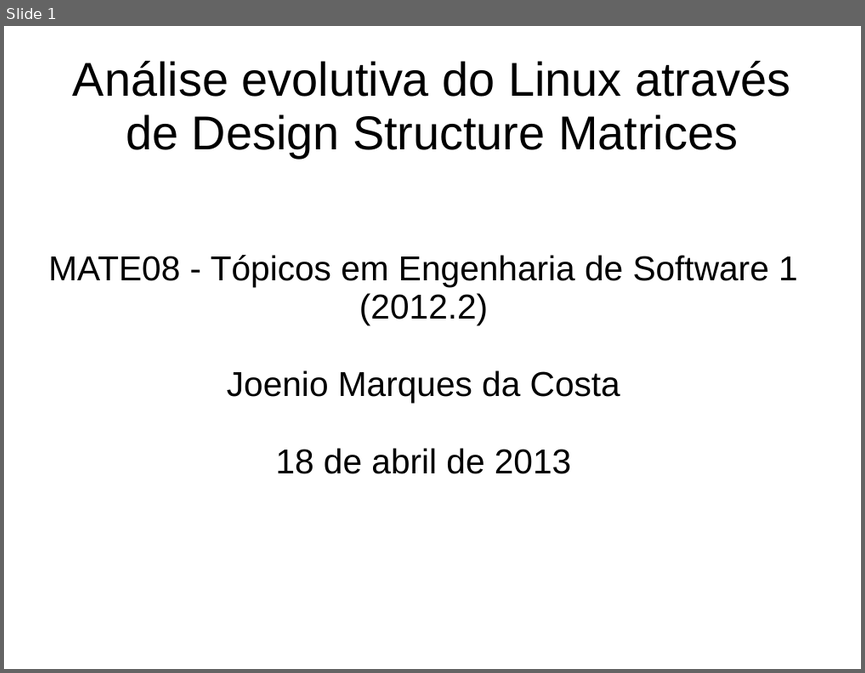
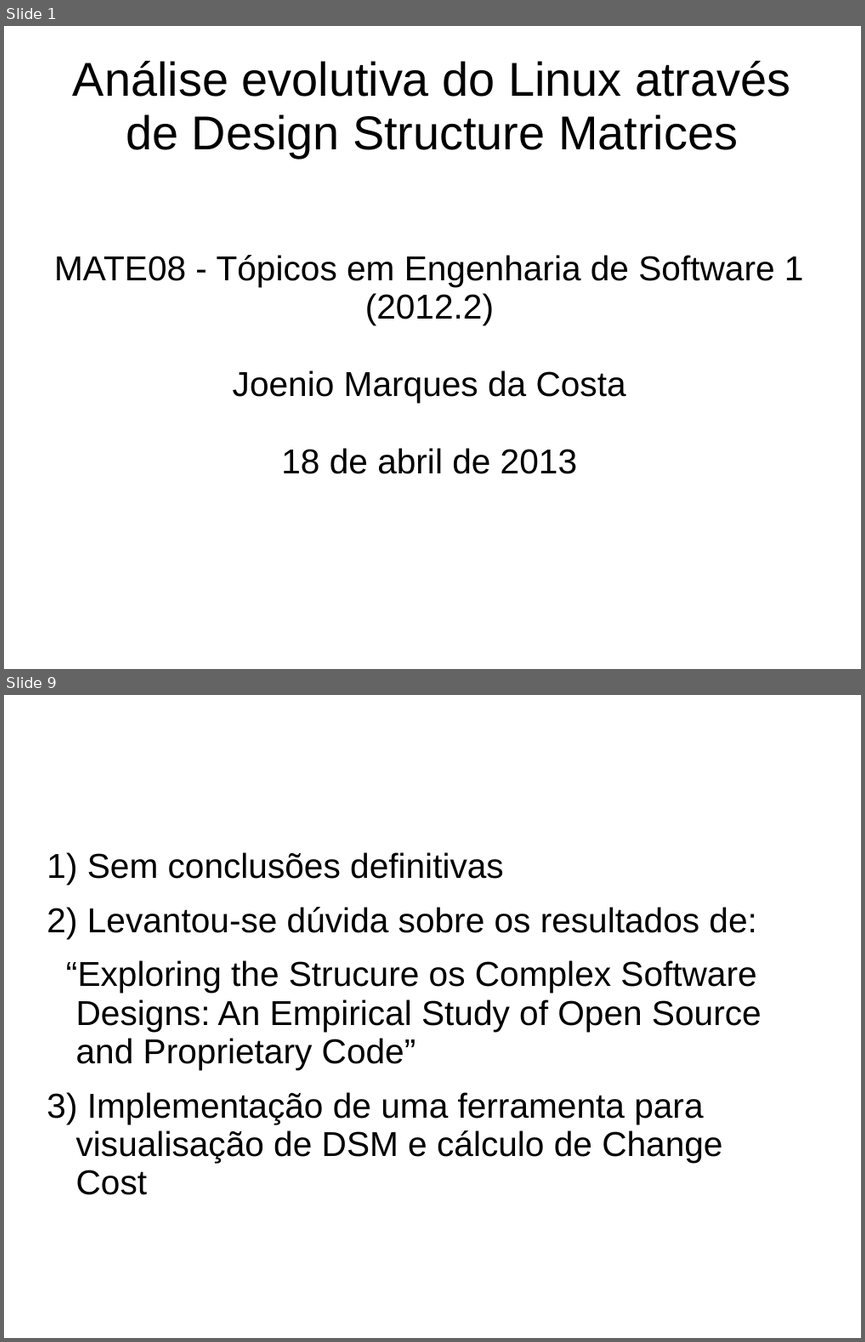
Before and after one commit to joenio/mestrado-ufba, a slide deck: MAT08/Trabalho/Relatorio/slides.ppt. Shown one above the other, each under a label of ours: slide 1 before the commit, slides 1 and 9 after it; the slides between them are not shown. The pictures are 865x673 and 865x1342 pixels, drawn with LibreOffice and Linux fonts; fonts in the diff are those of the drawing. Boxes give left, top, right and bottom in pixels: in the first picture for what was removed or moved away, otherwise in the second. Text is boxed around its words. In the diff, an @@ line names an element or a change of style, - is before the commit and + after.

```diff
--- a/MAT08/Trabalho/Relatorio/slides.ppt
+++ b/MAT08/Trabalho/Relatorio/slides.ppt
@@ slide 9 added at [4,695,861,1338], background #FFFFFF @@
@@ text added at [46,852,761,1195], 32 pt, text #000000 @@
+1) Sem conclusões definitivas
+2) Levantou-se dúvida sobre os resultados de:
+“Exploring the Strucure os Complex Software Designs: An Empirical Study of Open Source and Proprietary Code”
+3) Implementação de uma ferramenta para visualisação de DSM e cálculo de Change Cost
@@ slide 1 changed as well @@
@@ subtitle "MATE08 - Tópicos em Engenharia ..." at [54,255,804,474]: indent changed @@
```
Also in this commit, not shown: 8 other slides added, 9 slides removed, 5 other files.
